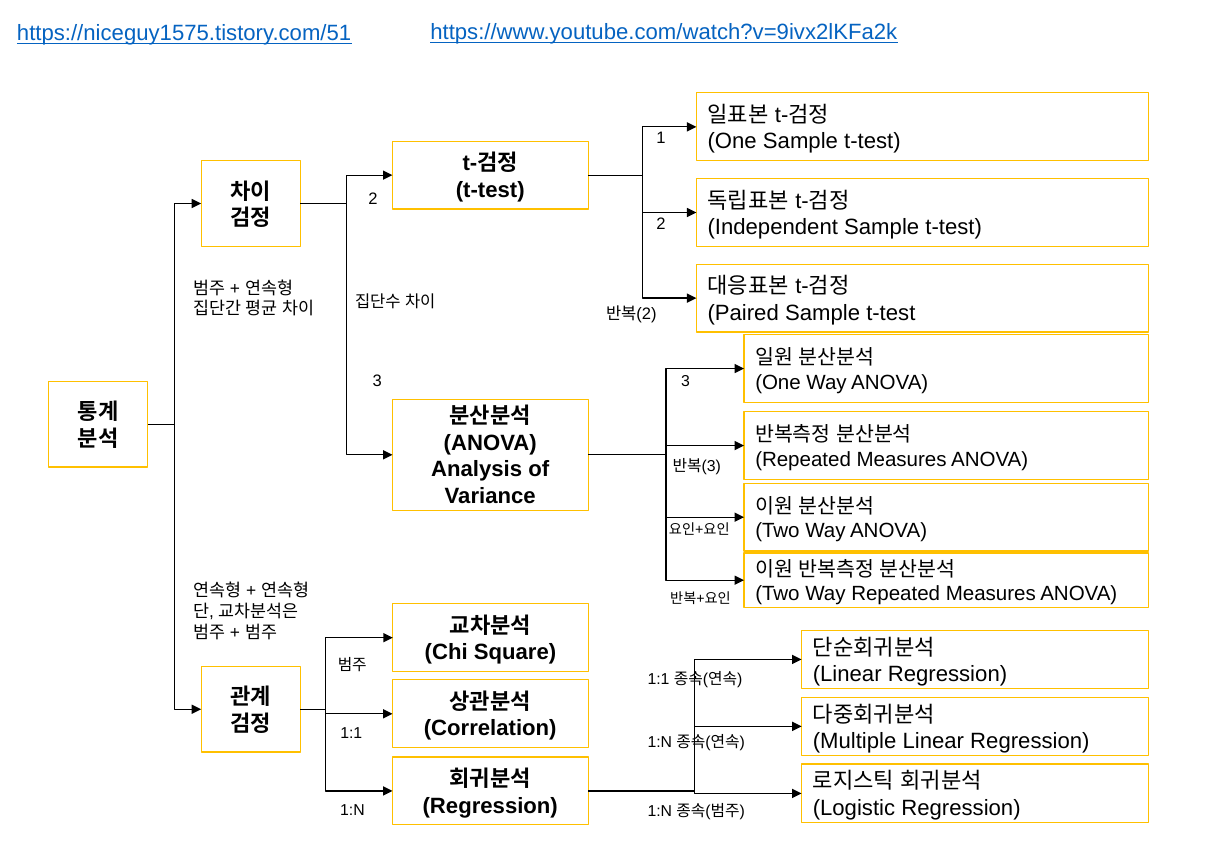
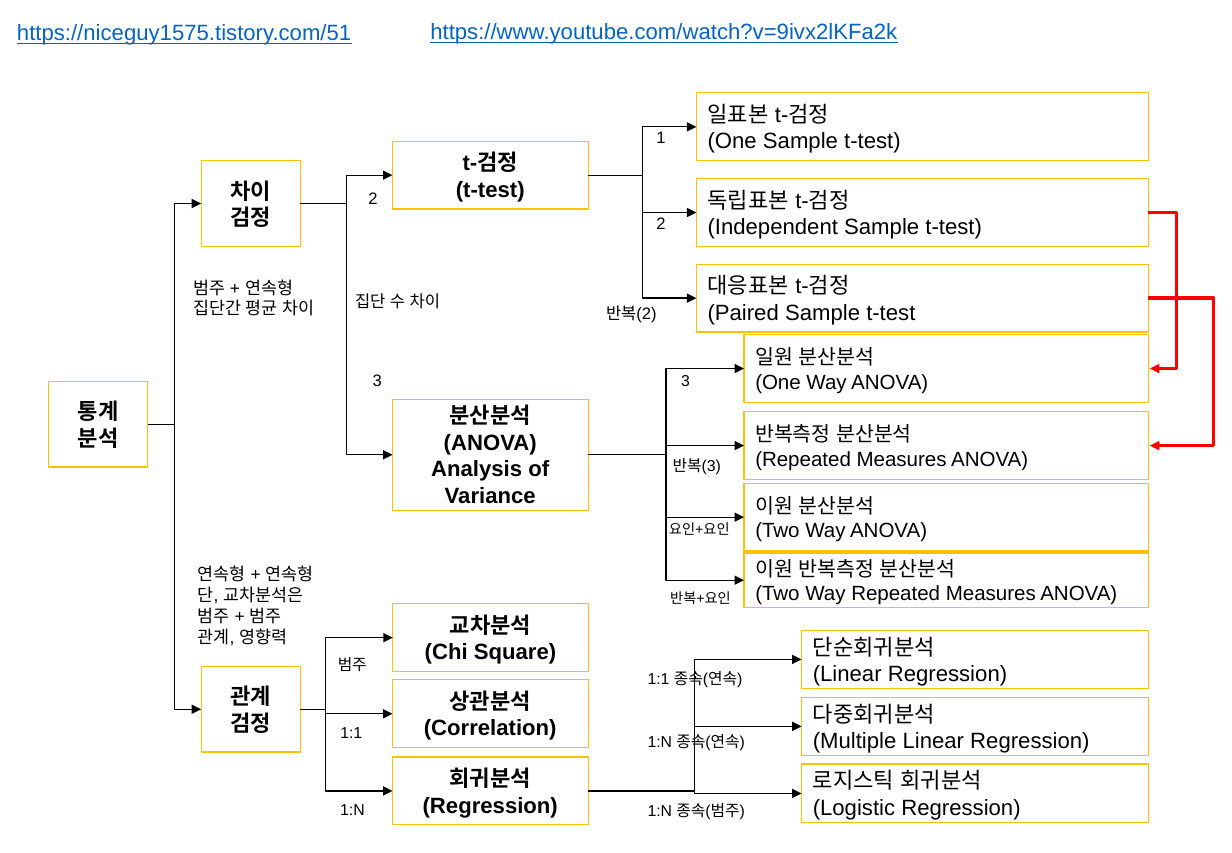
Before and after one commit to xddongx/flexink, a slide deck: slide 1 of study/ppt/[스터디]검정방법_KDH.pptx. Drawn at 1232x853 pixels with LibreOffice and Linux fonts; fonts in the diff are those of the drawing; background and template pictures are left out. Boxes give left, top, right and bottom in pixels: in the first picture for what was removed or moved away, otherwise in the second. Text is boxed around its words. In the diff, an @@ line names an element or a change of style, - is before the commit and + after.

```diff
--- a/study/ppt/[스터디]검정방법_KDH.pptx
+++ b/study/ppt/[스터디]검정방법_KDH.pptx
@@ elbow arrow added from (1149, 213) to (1150, 369), #FF0000 2 pt @@
@@ text at (355, 293, 440, 309): spaces changed @@
-집단수 차이
+집단 수 차이
@@ elbow arrow added from (1149, 298) to (1150, 446), #FF0000 2 pt @@
@@ text "연속형 + 연속형": place and size @@
-text "연속형 + 연속형" at (193, 581, 309, 640)
+text "연속형 + 연속형" at (198, 565, 314, 646)
@@ text at (198, 628, 287, 646): paragraph added @@
+관계, 영향력
```
Also in this commit, not shown: 1 other file.
